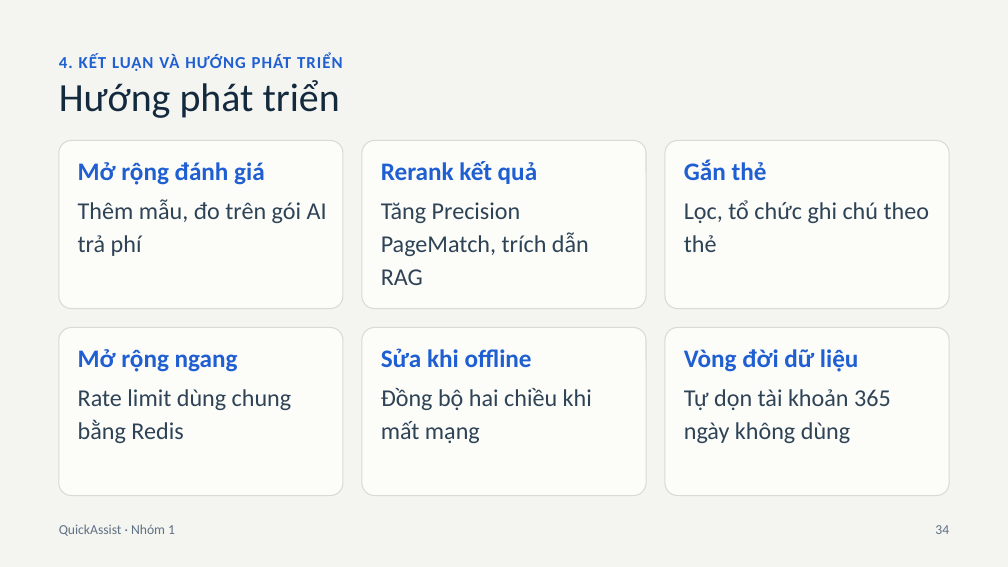
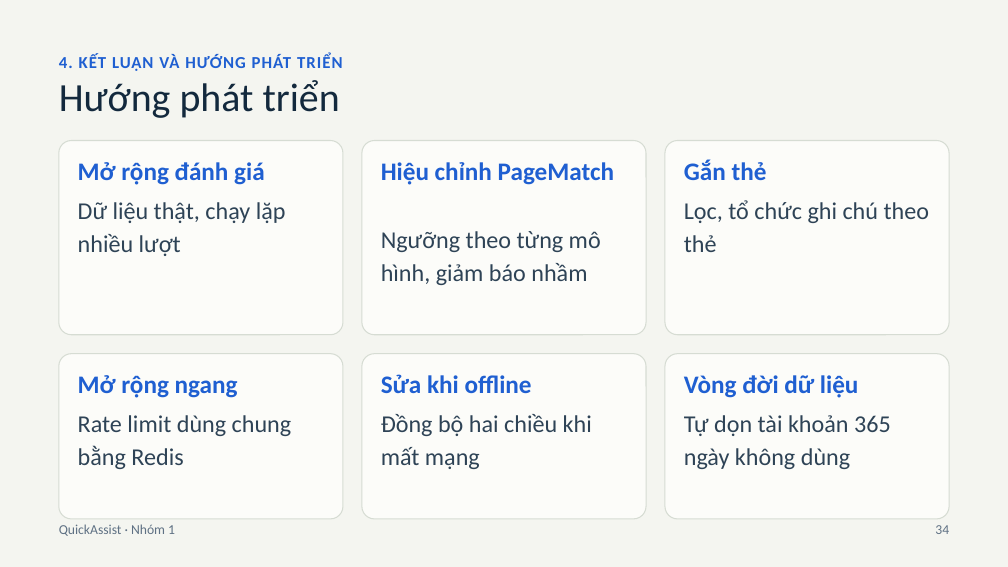
Before and after one commit to watashiwalds/quick-assist-ext, a slide deck: slide 34 of docs/specs/Presentation_Nhom01.pptx. Drawn at 1008x567 pixels with LibreOffice and Linux fonts; fonts in the diff are those of the drawing. Boxes give left, top, right and bottom in pixels: in the first picture for what was removed or moved away, otherwise in the second. Text is boxed around its words. In the diff, an @@ line names an element or a change of style, - is before the commit and + after.

```diff
--- a/docs/specs/Presentation_Nhom01.pptx
+++ b/docs/specs/Presentation_Nhom01.pptx
@@ rounded rectangle: place and size @@
-rounded rectangle at bbox=[59, 141, 343, 309]
+rounded rectangle at bbox=[59, 141, 343, 335]
@@ rounded rectangle: place and size @@
-rounded rectangle at bbox=[362, 141, 647, 309]
+rounded rectangle at bbox=[362, 141, 647, 335]
@@ rounded rectangle: place and size @@
-rounded rectangle at bbox=[665, 141, 950, 309]
+rounded rectangle at bbox=[665, 141, 950, 335]
@@ text at bbox=[381, 162, 614, 185]: text changed @@
-Rerank kết quả
+Hiệu chỉnh PageMatch
@@ text at bbox=[78, 202, 286, 256]: text changed @@
-Thêm mẫu, đo trên gói AI trả phí
+Dữ liệu thật, chạy lặp nhiều lượt
@@ text at bbox=[381, 231, 601, 285]: text changed @@
-Tăng Precision PageMatch, trích dẫn RAG
+Ngưỡng theo từng mô hình, giảm báo nhầm
@@ 6 texts, 3 rounded rectangles: place and size @@
-6 texts, 3 rounded rectangles at bbox=[59, 327, 950, 495]
+6 texts, 3 rounded rectangles at bbox=[59, 354, 950, 520]
@@ proportions changed in 6 elements at bbox=[59, 141, 343, 335], bbox=[362, 141, 647, 335], bbox=[665, 141, 950, 335], bbox=[59, 354, 343, 520], bbox=[362, 354, 647, 520], bbox=[665, 354, 950, 520] @@
```
Also in this commit, not shown: 4 other slides changed, 6 slides added, 6 slides removed, 4 other files.
